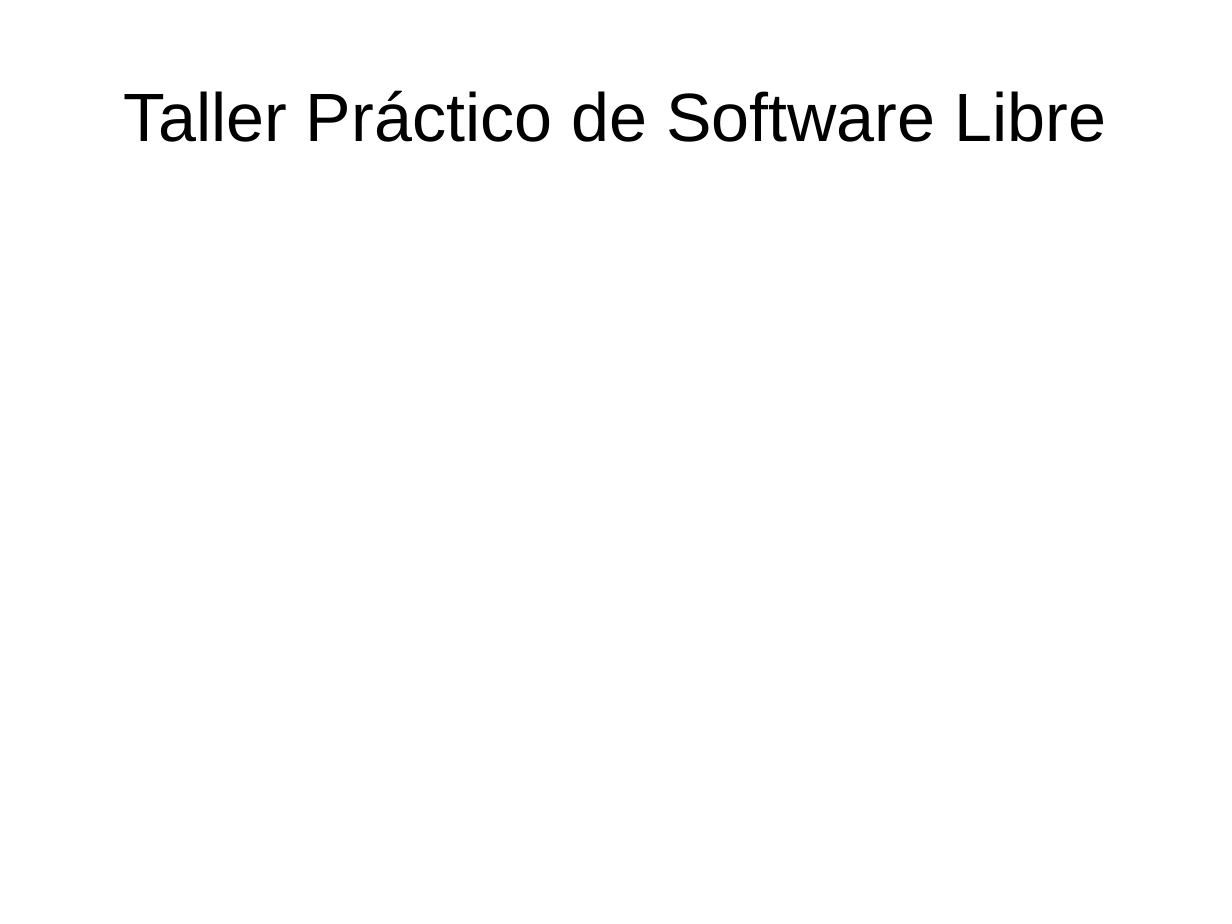
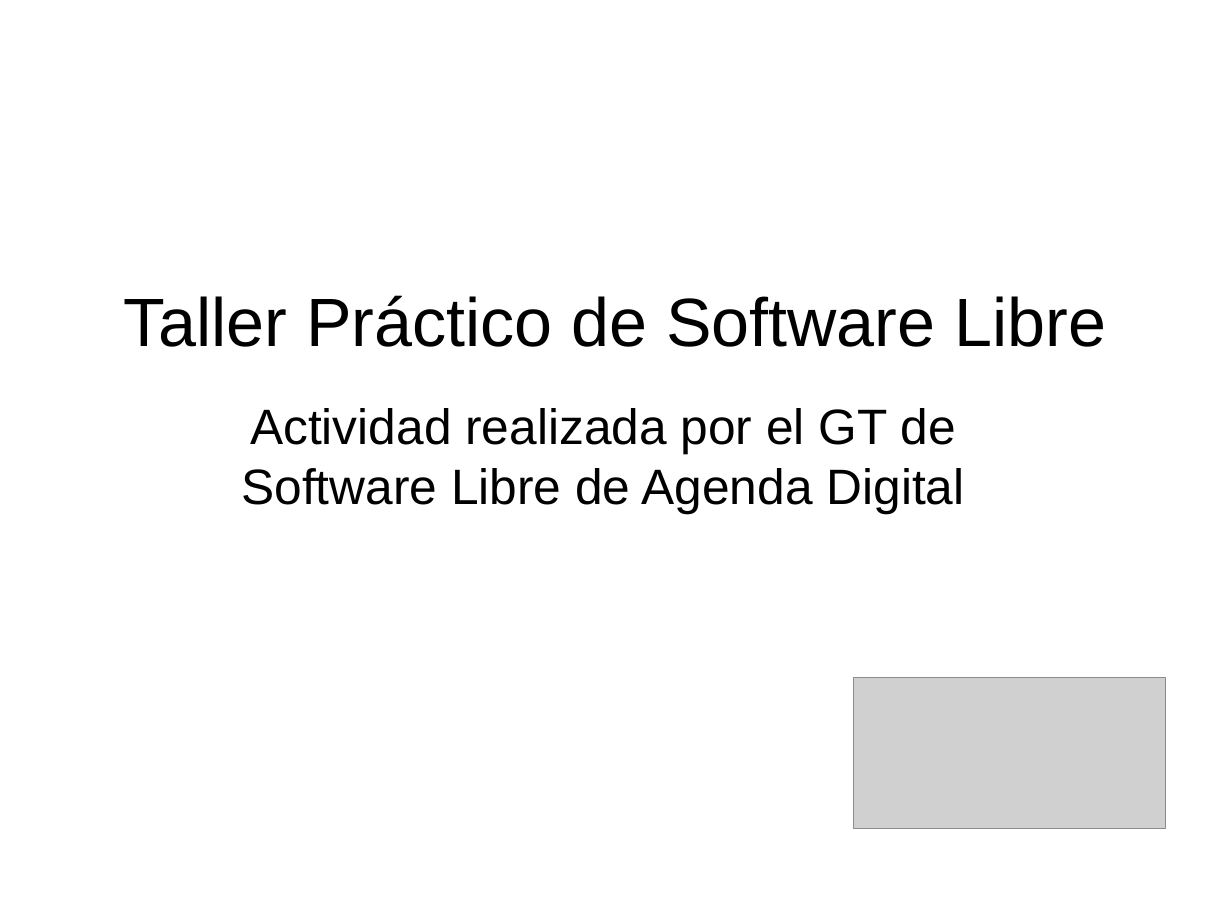
Before and after one commit to opensas/floss-demo, a slide deck: slide 1 of docs/TallerSL.odp. Drawn at 1232x924 pixels with LibreOffice and Linux fonts; fonts in the diff are those of the drawing; grey boxes stand for pictures. Boxes give left, top, right and bottom in pixels: in the first picture for what was removed or moved away, otherwise in the second. Text is boxed around its words. In the diff, an @@ line names an element or a change of style, - is before the commit and + after.

```diff
--- a/docs/TallerSL.odp
+++ b/docs/TallerSL.odp
@@ title "Taller Práctico de Software Libre": place and size @@
-title "Taller Práctico de Software Libre" at [124,90,1106,142]
+title "Taller Práctico de Software Libre" at [124,295,1107,347]
@@ subtitle added at [241,408,964,513], 32 pt, text #000000 @@
+Actividad realizada por el GT de
+Software Libre de Agenda Digital
@@ picture added at [854,677,1166,828] @@
```
Also in this commit, not shown: 6 other slides changed, 12 slides added, 2 other files.
